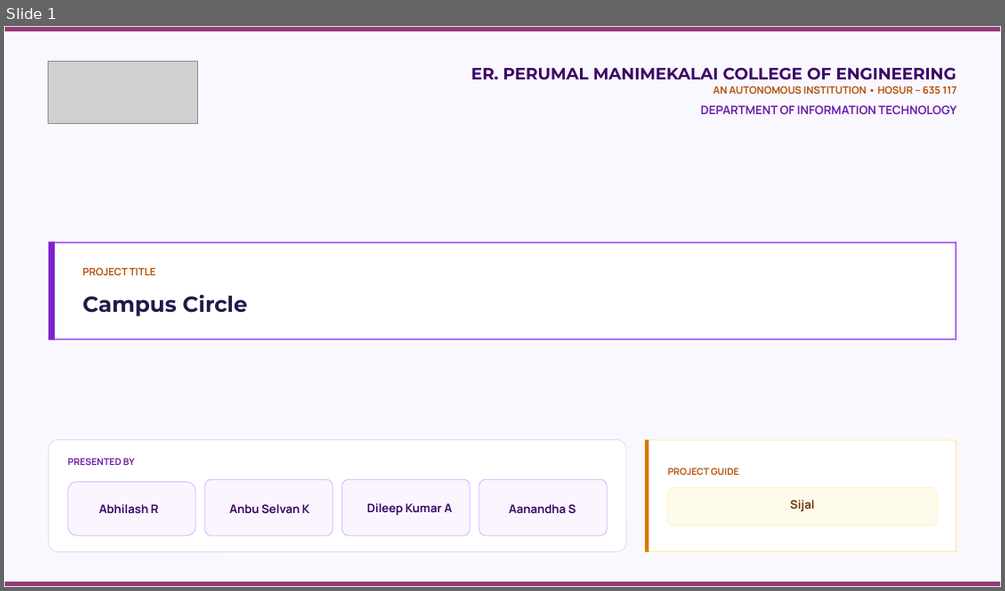
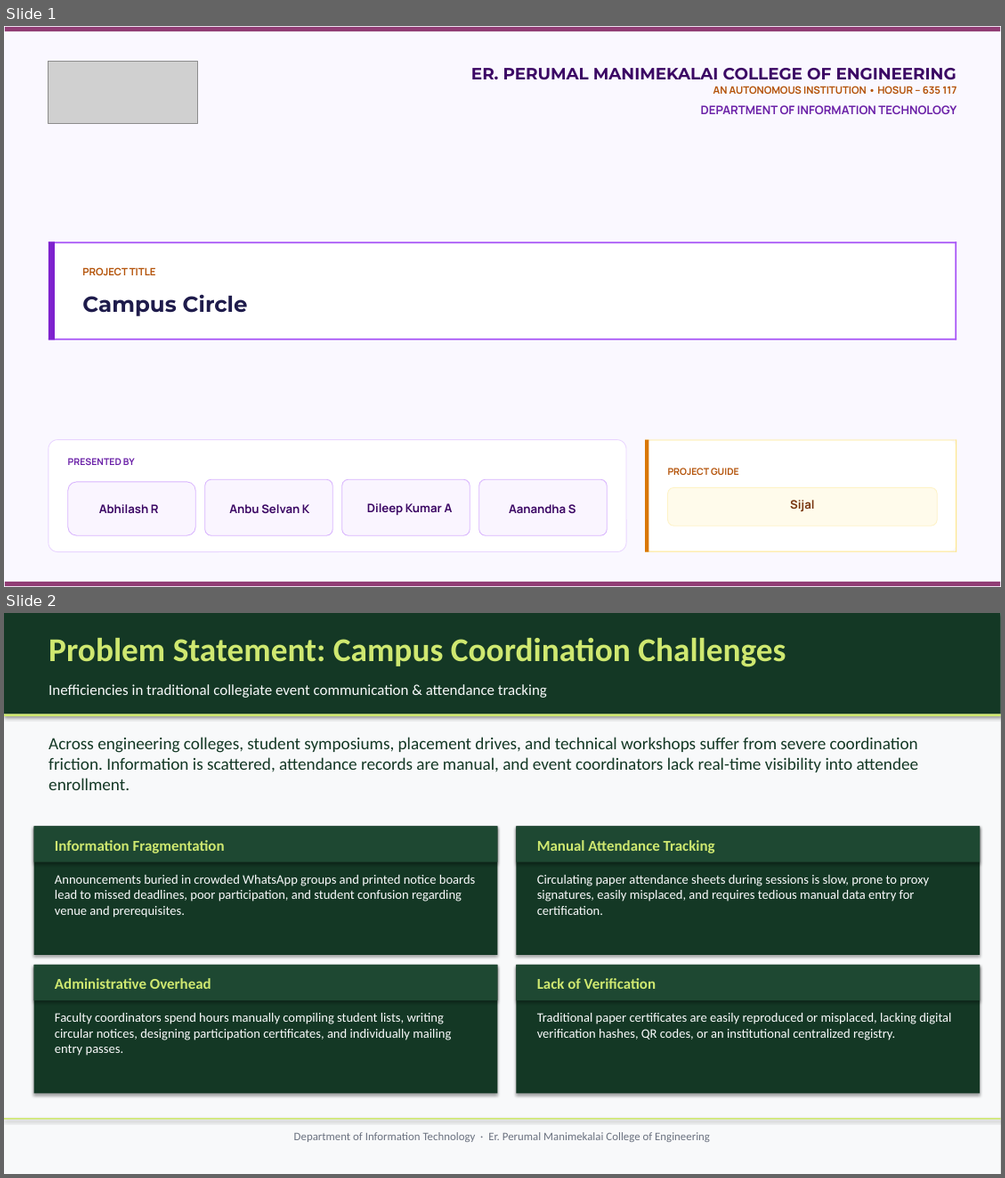
Before and after one commit to Abhi7Prajapathi/Events, a slide deck: CampusCircle_Presentation.pptx. Shown one above the other, each under a label of ours: slide 1 before the commit, slides 1 and 2 after it. The pictures are 1005x591 and 1005x1178 pixels, drawn with LibreOffice and Linux fonts; fonts in the diff are those of the drawing; grey boxes stand for pictures; background and template pictures are left out. Boxes give left, top, right and bottom in pixels: in the first picture for what was removed or moved away, otherwise in the second. Text is boxed around its words. In the diff, an @@ line names an element or a change of style, - is before the commit and + after.

Commit message:
docs: 16-slide presentation deck with core code snippets, screenshots, problem, solution, and architecture

```diff
--- a/CampusCircle_Presentation.pptx
+++ b/CampusCircle_Presentation.pptx
@@ slide 2 added at [4,613,1001,1174], background #FFFFFF @@
@@ rectangle added at [4,613,1001,1174], fill #F8F9FA @@
@@ rectangle added at [4,613,1001,714], fill #143825 @@
@@ text added at [48,638,785,667], 32 pt, text #CFE870, bold @@
+Problem Statement: Campus Coordination Challenges
@@ text added at [48,684,547,698], 14.5 pt, text #F8F9FA @@
+Inefficiencies in traditional collegiate event communication & attendance tracking
@@ rectangle added at [4,714,1001,716], fill #CFE870 @@
@@ text added at [48,737,919,790], 16.5 pt, text #143825 @@
+Across engineering colleges, student symposiums, placement drives, and technical workshops suffer from severe coordination friction. Information is scattered, attendance records are manual, and event coordinators lack real-time visibility into attendee enrollment.
@@ rectangle added at [34,826,498,955], fill #143825 @@
@@ rectangle added at [34,826,498,862], fill #1E4832 @@
@@ rectangle added at [517,826,979,955], fill #143825 @@
@@ rectangle added at [517,826,979,862], fill #1E4832 @@
@@ text added at [55,840,225,853], 14.5 pt, text #CFE870, bold @@
+Information Fragmentation
@@ text added at [537,840,715,853], 14.5 pt, text #CFE870, bold @@
+Manual Attendance Tracking
@@ text added at [55,875,476,917], 12.5 pt, text #F8F9FA @@
+Announcements buried in crowded WhatsApp groups and printed notice boards lead to missed deadlines, poor participation, and student confusion regarding venue and prerequisites.
@@ text added at [537,875,929,915], 12.5 pt, text #F8F9FA @@
+Circulating paper attendance sheets during sessions is slow, prone to proxy signatures, easily misplaced, and requires tedious manual data entry for certification.
@@ rectangle added at [34,965,498,1093], fill #143825 @@
@@ rectangle added at [34,965,498,1000], fill #1E4832 @@
@@ text added at [55,978,211,989], 14.5 pt, text #CFE870, bold @@
+Administrative Overhead
@@ rectangle added at [517,965,979,1093], fill #143825 @@
@@ rectangle added at [517,965,979,1000], fill #1E4832 @@
@@ text added at [537,978,656,989], 14.5 pt, text #CFE870, bold @@
+Lack of Verification
@@ text added at [55,1013,451,1055], 12.5 pt, text #F8F9FA @@
+Faculty coordinators spend hours manually compiling student lists, writing circular notices, designing participation certificates, and individually mailing entry passes.
@@ text added at [537,1013,951,1040], 12.5 pt, text #F8F9FA @@
+Traditional paper certificates are easily reproduced or misplaced, lacking digital verification hashes, QR codes, or an institutional centralized registry.
@@ rectangle added at [4,1118,1001,1119], fill #CFE870 @@
@@ text added at [294,1132,710,1142], 11 pt, text #6B7280 @@
+Department of Information Technology · Er. Perumal Manimekalai College of Engineering
```
Also in this commit, not shown: 4 slides changed, 10 other slides added, 7 slides removed, 3 other files.
